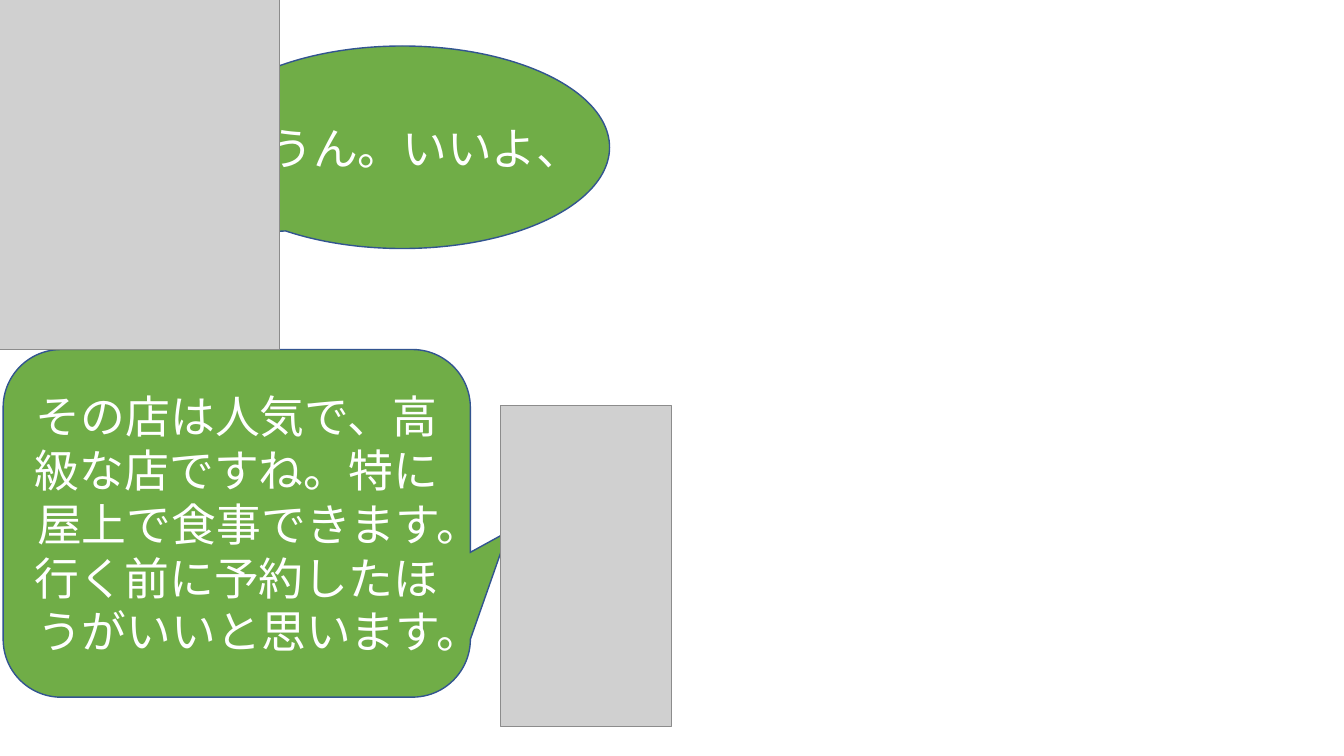
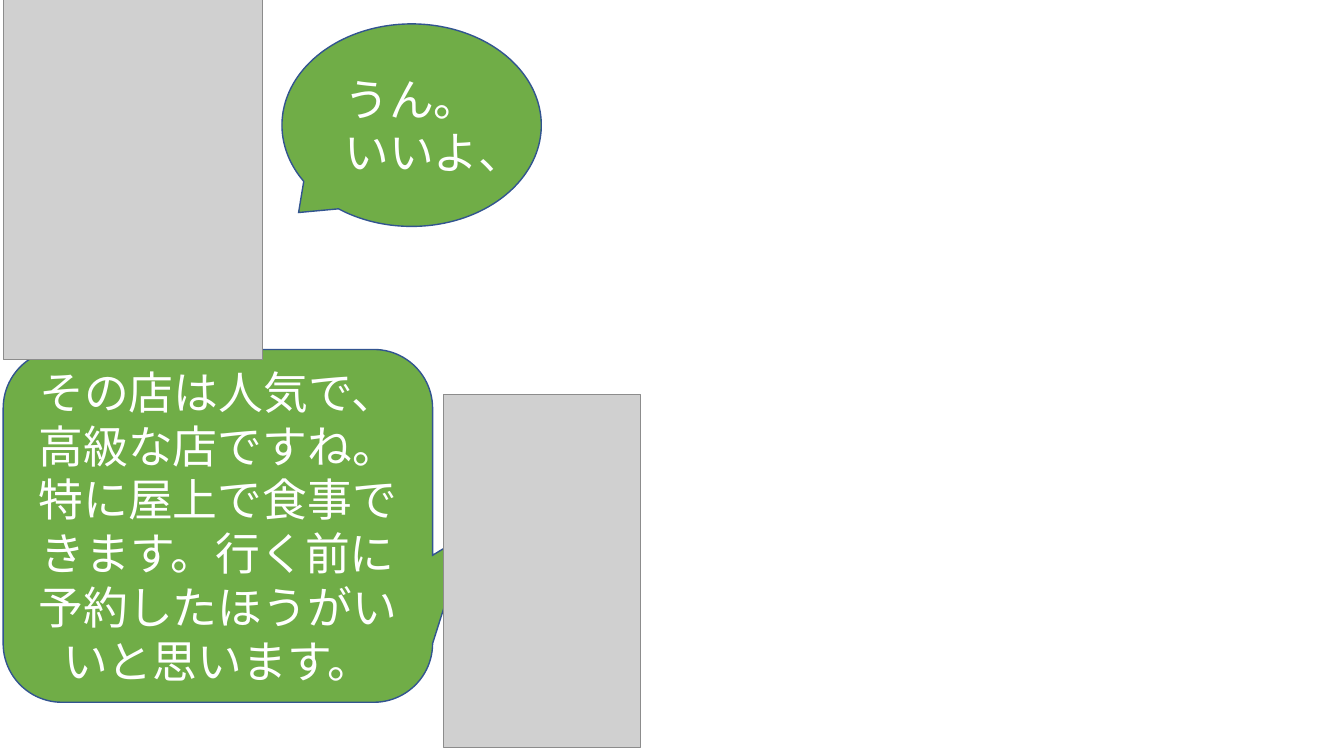
Before and after one commit to phuchung97/phuchung97.github.io, a slide deck: slide 15 of design/story.pptx. Drawn at 1344x756 pixels with LibreOffice and Linux fonts; fonts in the diff are those of the drawing; grey boxes stand for pictures; background and template pictures are left out. Boxes give left, top, right and bottom in pixels: in the first picture for what was removed or moved away, otherwise in the second. Text is boxed around its words. In the diff, an @@ line names an element or a change of style, - is before the commit and + after.

```diff
--- a/design/story.pptx
+++ b/design/story.pptx
@@ picture: place and size @@
-picture at box(0, 0, 279, 349)
+picture at box(3, 0, 262, 360)
@@ speech bubble "うん。いいよ、": place and size @@
-speech bubble "うん。いいよ、" at box(196, 46, 610, 249)
+speech bubble "うん。いいよ、" at box(282, 24, 541, 227)
@@ rounded speech box "その店は人気で、高級な店ですね。特に屋上で食事できます。行く前に予約したほうがいいと思います。": place and size @@
-rounded speech box "その店は人気で、高級な店ですね。特に屋上で食事できます。行く前に予約したほうがいいと思います。" at box(3, 350, 471, 698)
+rounded speech box "その店は人気で、高級な店ですね。特に屋上で食事できます。行く前に予約したほうがいいと思います。" at box(3, 350, 433, 703)
@@ picture: place and size @@
-picture at box(501, 406, 673, 727)
+picture at box(444, 394, 640, 747)
```
Also in this commit, not shown: 10 other slides changed, 42 other files.
